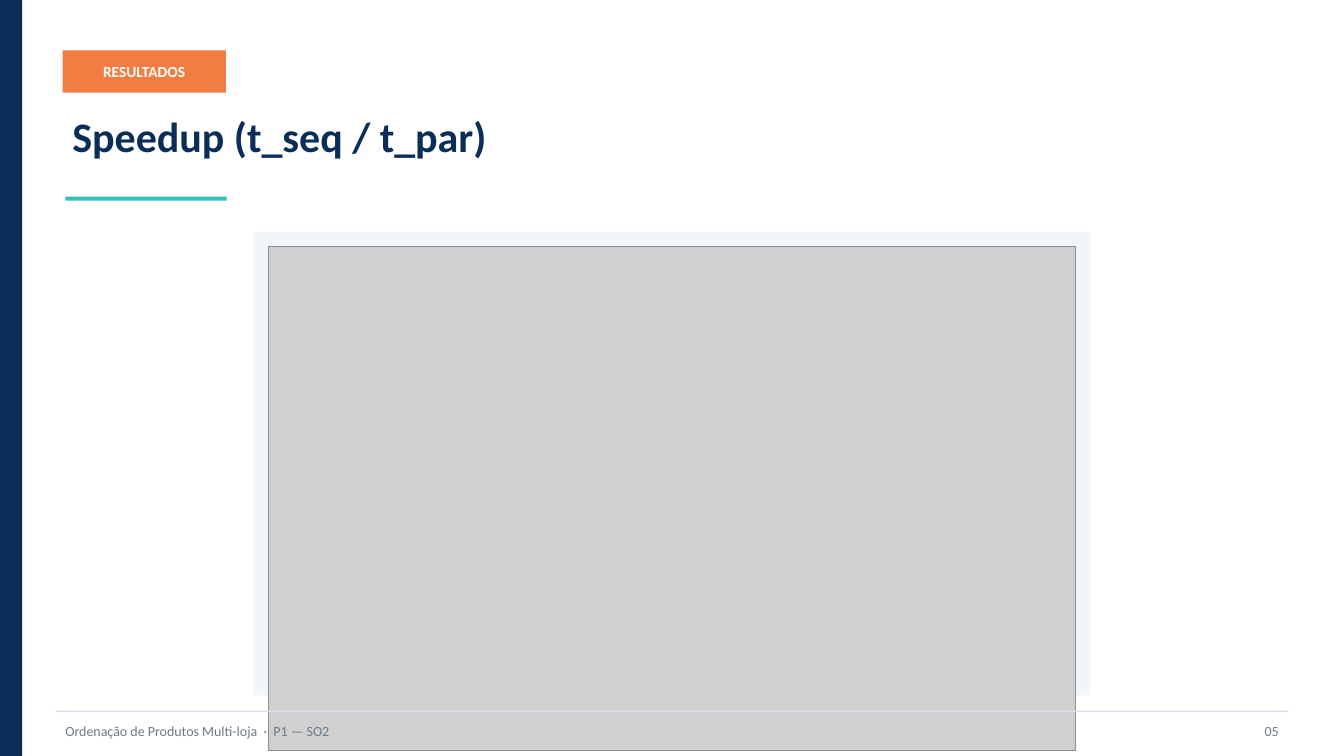
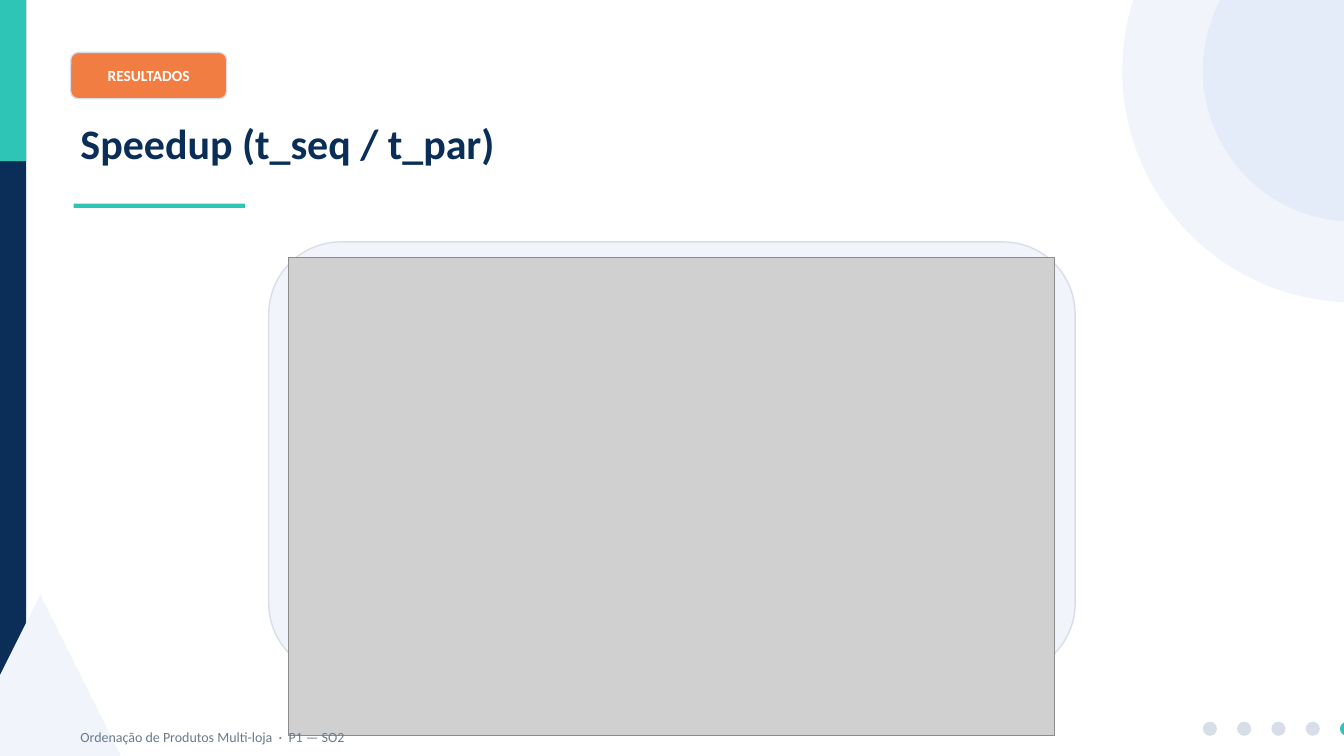
Before and after one commit to Abranches4434/Projeto_Ordena-o_De_Vetores, a slide deck: slide 5 of documentacao/apresentacao.pptx. Drawn at 1344x756 pixels with LibreOffice and Linux fonts; fonts in the diff are those of the drawing; grey boxes stand for pictures. Boxes give left, top, right and bottom in pixels: in the first picture for what was removed or moved away, otherwise in the second. Text is boxed around its words. In the diff, an @@ line names an element or a change of style, - is before the commit and + after.

```diff
--- a/documentacao/apresentacao.pptx
+++ b/documentacao/apresentacao.pptx
@@ rectangle: place and size @@
-rectangle at [0,0,22,756]
+rectangle at [0,0,26,756]
@@ rectangle added at [0,0,26,161], fill #2EC4B6 @@
@@ ellipse added at [1122,0,1344,302], fill #F1F5FB @@
@@ ellipse added at [1203,0,1344,222], fill #E3ECF8 @@
@@ rounded rectangle "RESULTADOS": place and size @@
-rounded rectangle "RESULTADOS" at [63,50,226,93]
+rounded rectangle "RESULTADOS" at [71,52,227,99]
@@ rounded rectangle "RESULTADOS" at [71,52,227,99]: rectangle to rounded rectangle; outline none to #D8DEE8 1 pt @@
@@ text "Speedup (t_seq / t_par)": place and size @@
-text "Speedup (t_seq / t_par)" at [72,121,487,159]
+text "Speedup (t_seq / t_par)" at [80,128,495,166]
@@ rectangle: place and size @@
-rectangle at [66,197,227,201]
+rectangle at [74,204,245,208]
@@ rectangle removed at [254,232,1091,696] @@
@@ rounded rectangle added at [269,242,1076,676], fill #F1F5FB, outline #D8DEE8 1 pt @@
@@ picture: place and size @@
-picture at [269,247,1076,751]
+picture at [289,257,1056,736]
@@ triangle added at [0,595,121,756], fill #F1F5FB @@
@@ rectangle removed at [55,711,1289,713] @@
@@ text "Ordenação de Produtos Multi-loja · ...": place and size @@
-text "Ordenação de Produtos Multi-loja · ..." at [65,726,330,739]
+text "Ordenação de Produtos Multi-loja · ..." at [80,732,345,746]
@@ ellipse added at [1203,722,1217,736], fill #D8DEE8 @@
@@ ellipse added at [1237,722,1251,736], fill #D8DEE8 @@
@@ text removed at [1265,727,1279,736] @@
-05
@@ ellipse added at [1271,722,1286,736], fill #D8DEE8 @@
@@ ellipse added at [1306,722,1320,736], fill #D8DEE8 @@
@@ ellipse added at [1340,722,1344,736], fill #2EC4B6 @@
```
Also in this commit, not shown: 6 other slides changed, 1 other file.
